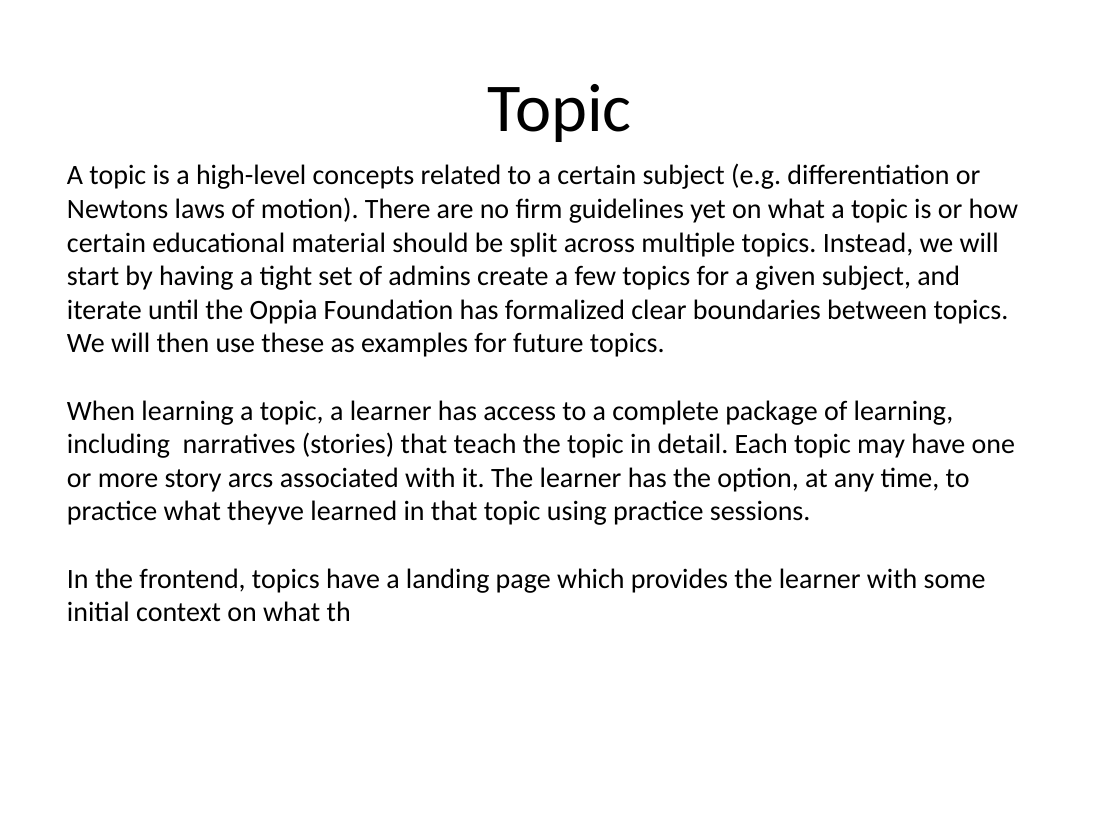
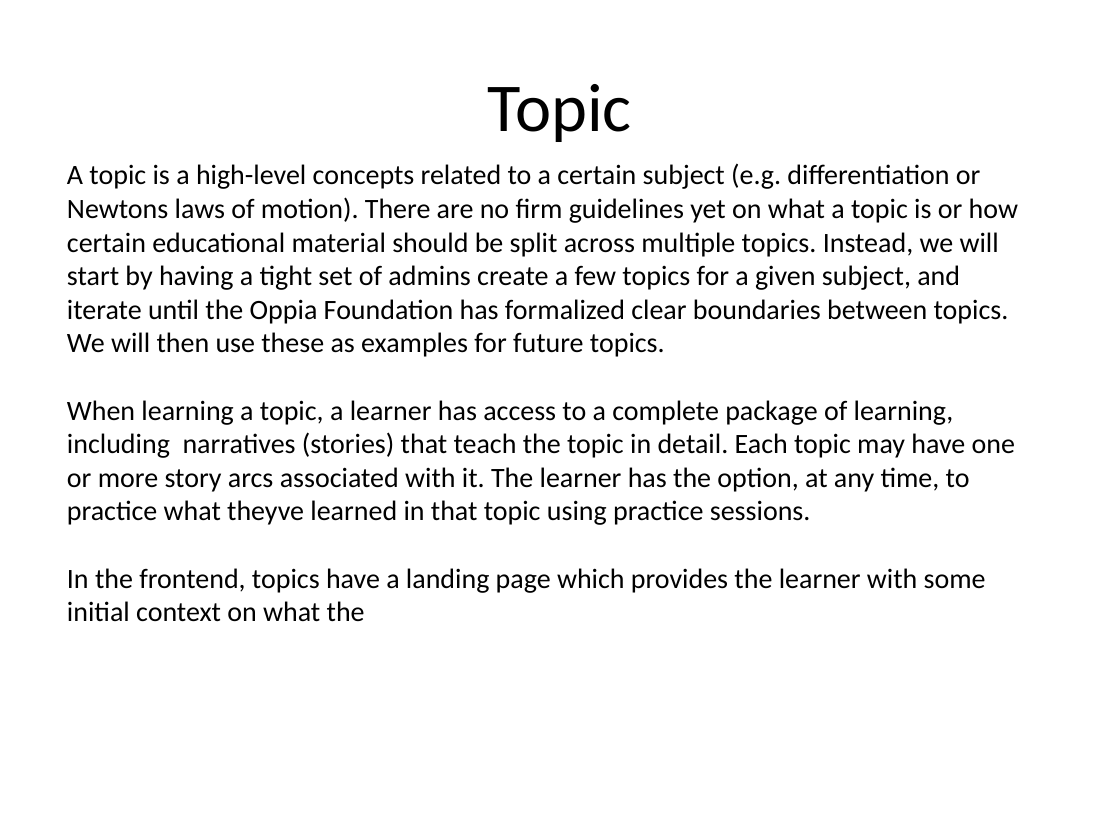
Before and after one commit to agbilotia1998/slydok, a slide deck: slide 11 of test.pptx. Drawn at 1120x840 pixels with LibreOffice and Linux fonts; fonts in the diff are those of the drawing. Boxes give left, top, right and bottom in pixels: in the first picture for what was removed or moved away, otherwise in the second. Text is boxed around its words. In the diff, an @@ line names an element or a change of style, - is before the commit and + after.

```diff
--- a/test.pptx
+++ b/test.pptx
@@ text at [67,568,986,622]: text changed @@
-In the frontend, topics have a landing page which provides the learner with some initial context on what th
+In the frontend, topics have a landing page which provides the learner with some initial context on what the
```
Also in this commit, not shown: 2 other slides changed, 6 other files.
